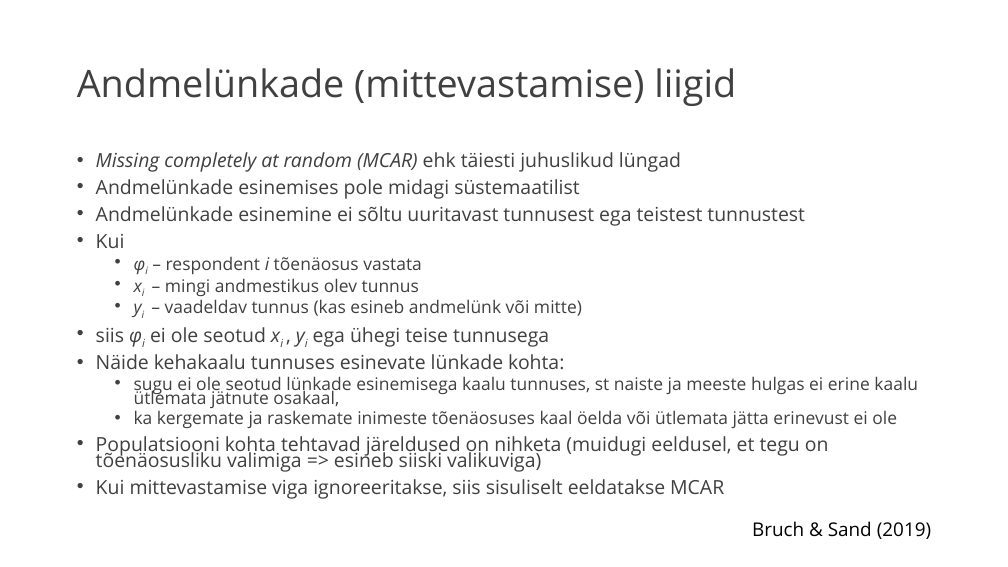
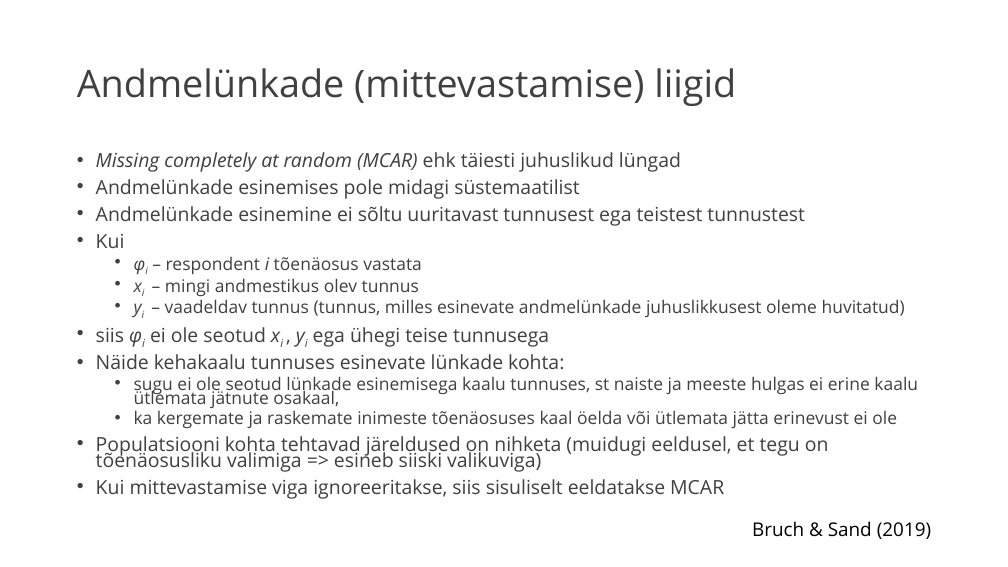
Before and after one commit to indrekso/kl2022_ndl1_andmekvaliteet, a slide deck: slide 9 of slides/KvL sess 01 kvant läh andmep.pptx. Drawn at 1008x567 pixels with LibreOffice and Linux fonts; fonts in the diff are those of the drawing. Boxes give left, top, right and bottom in pixels: in the first picture for what was removed or moved away, otherwise in the second. Text is boxed around its words. In the diff, an @@ line names an element or a change of style, - is before the commit and + after.

```diff
--- a/slides/KvL sess 01 kvant läh andmep.pptx
+++ b/slides/KvL sess 01 kvant läh andmep.pptx
@@ text at (165,299,905,317): text changed @@
-  • yi – vaadeldav tunnus (kas esineb andmelünk või mitte)
+  • yi – vaadeldav tunnus (tunnus, milles esinevate andmelünkade juhuslikkusest oleme huvitatud)
```
Also in this commit, not shown: 3 other slides changed, 2 other files.
